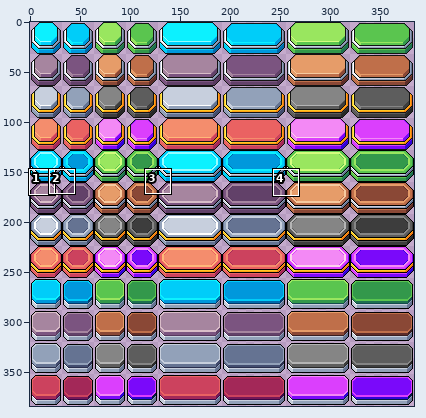
Sprite sheet: images/button.png. Above, an overview of the earlier version with the close-up marked.
Close-up. Before the commit:
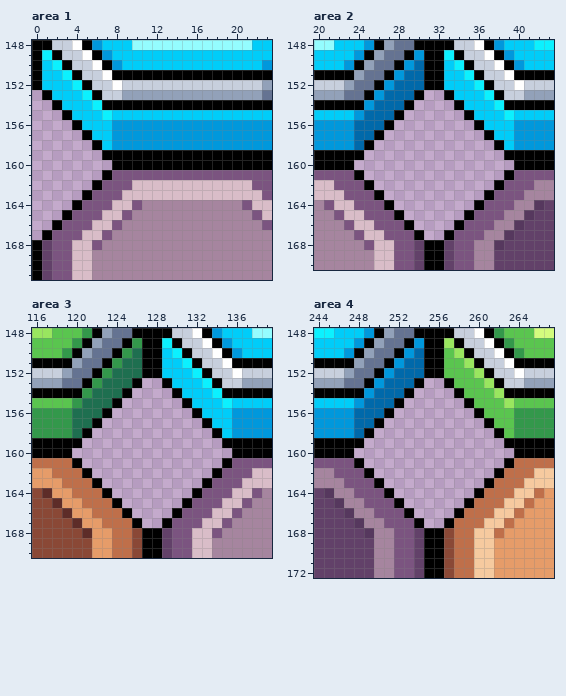
The file is 384x384 pixels. Shown: area 1: x 0..23, y 148..171; area 2: x 20..43, y 148..170; area 3: x 116..139, y 148..170; area 4: x 244..267, y 148..172. The commit also changed other parts of the picture, which this record leaves out.
After the commit:
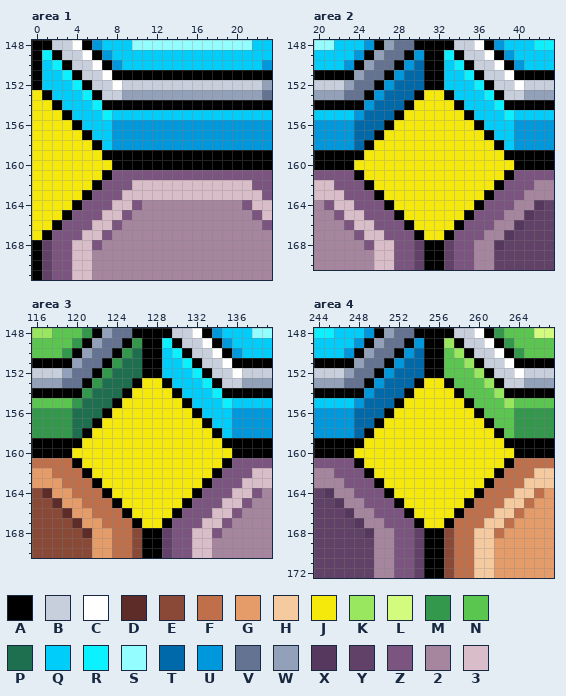
Palette (. is transparent): A #000000  B #c7cfdd  C #ffffff  D #5d2c28  E #8a4836  F #bf6f4a  G #e69c69  H #f6ca9f  J #f5e90c  K #99e65f  L #d3fc7e  M #33984b  N #5ac54f  P #1e6f50  Q #00cdf9  R #0cf1ff  S #94fdff  T #0069aa  U #0098dc  V #657392  W #92a1b9  X #56385e  Y #624169  Z #7b5480  2 #a6859f  3 #d9bdc8
What changed:
Area 1:
Colour J is added in row 153 at x 0; in row 154 at x 0 to 1; in row 155 at x 0 to 2; in row 156 at x 0 to 3; in row 157 at x 0 to 4; in row 158 at x 0 to 5.
Colour J is added in row 159 at x 0 to 6; in row 160 at x 0 to 7; in row 161 at x 0 to 6; in row 162 at x 0 to 5; in row 163 at x 0 to 4; in row 164 at x 0 to 3.
Colour J is added in row 165 at x 0 to 2; in row 166 at x 0 to 1; in row 167 at x 0.
Area 2:
Colour J is added in row 153 at x 31 to 32; in row 154 at x 30 to 33; in row 155 at x 29 to 34; in row 156 at x 28 to 35; in row 157 at x 27 to 36; in row 158 at x 26 to 37.
Colour J is added in row 159 at x 25 to 38; in row 160 at x 24 to 39; in row 161 at x 25 to 38; in row 162 at x 26 to 37; in row 163 at x 27 to 36; in row 164 at x 28 to 35.
Colour J is added in row 165 at x 29 to 34; in row 166 at x 30 to 33; in row 167 at x 31 to 32.
Area 3:
Colour J is added in row 153 at x 127 to 128; in row 154 at x 126 to 129; in row 155 at x 125 to 130; in row 156 at x 124 to 131; in row 157 at x 123 to 132; in row 158 at x 122 to 133.
Colour J is added in row 159 at x 121 to 134; in row 160 at x 120 to 135; in row 161 at x 121 to 134; in row 162 at x 122 to 133; in row 163 at x 123 to 132; in row 164 at x 124 to 131.
Colour J is added in row 165 at x 125 to 130; in row 166 at x 126 to 129; in row 167 at x 127 to 128.
Area 4:
Colour J is added in row 153 at x 255 to 256; in row 154 at x 254 to 257; in row 155 at x 253 to 258; in row 156 at x 252 to 259; in row 157 at x 251 to 260; in row 158 at x 250 to 261.
Colour J is added in row 159 at x 249 to 262; in row 160 at x 248 to 263; in row 161 at x 249 to 262; in row 162 at x 250 to 261; in row 163 at x 251 to 260; in row 164 at x 252 to 259.
Colour J is added in row 165 at x 253 to 258; in row 166 at x 254 to 257; in row 167 at x 255 to 256.
